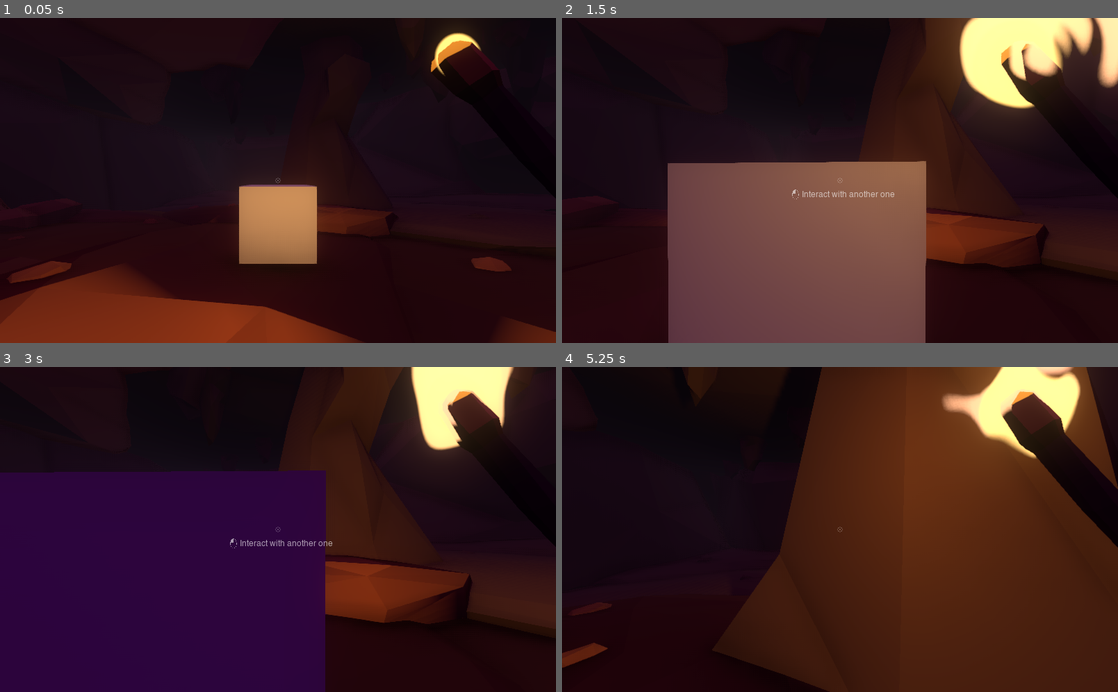
Above: before the commit, frames 1-4 (two rows, left to right).
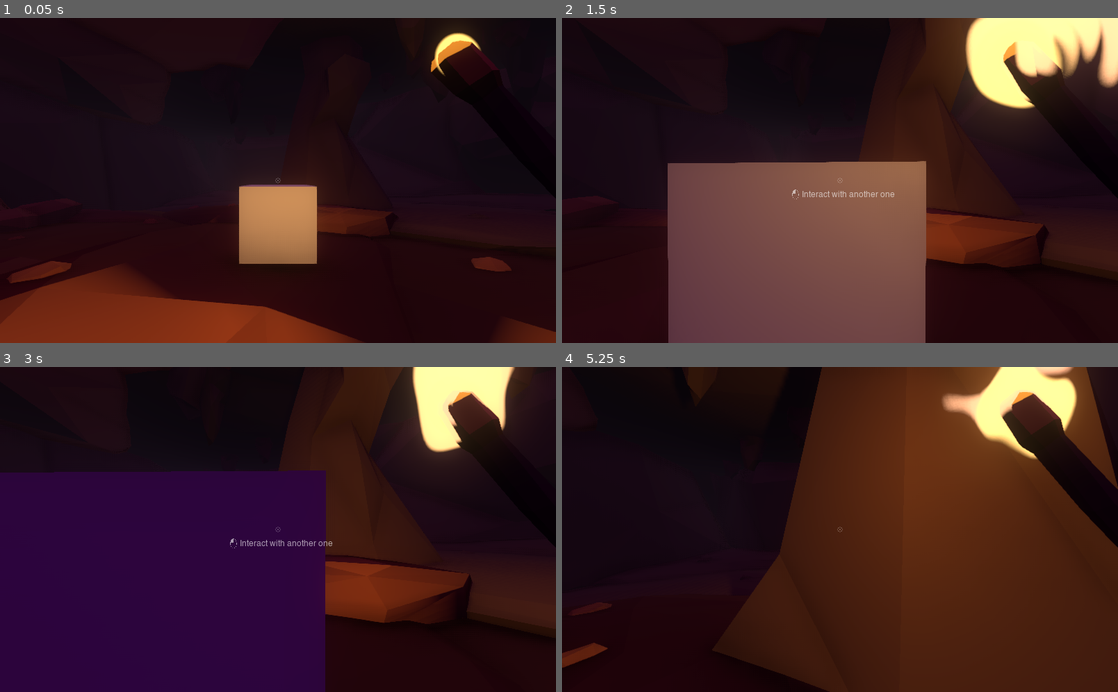
Above: after the commit, the same moments.

Repository: Anemony22/Creative-Jam-2021
Game: Godot game, scene res://scenes/levels/Main.tscn
Same seed, same stepped clock (60 frames per second), same inputs: the game is played once before the commit and once after it.
Inputs (mouse positions are in pixels of both pictures, inside the frame that each line leads up to):
- Up to frame 1 (0.05 s): no input
- Up to frame 2 (1.5 s): tap Enter at 0.5 s; move the mouse to (867, 180) at 0.52 s; hold E (interact) 0.53-1.28 s; hold W (move_forward) from 0.53 s (still down); move the mouse to (812, 180) at 1.27 s; tap E (interact) at 1.35 s
- Up to frame 3 (3 s): keep holding W (move_forward); move the mouse to (289, 523) at 2.02 s; hold E (interact) 2.03-2.78 s; move the mouse to (272, 536) at 2.77 s; tap E (interact) at 2.85 s
- Up to frame 4 (5.25 s): keep holding W (move_forward); move the mouse to (878, 532) at 3.52 s; hold E (interact) 3.53-4.28 s; move the mouse to (795, 526) at 4.27 s; tap E (interact) at 4.35 s; move the mouse to (845, 529) at 5.02 s; hold E (interact) from 5.03 s (still down)

The runs differ from the first frame. In frame 2, 1.7% of the frame differs, in the area x 71-98%, y 0-28%; in frame 3, 0.4%; in frame 4, 0.6%.

Commit message:
Changed torch movement to use quaterions. Combined interpolation parameters (subject to change).

Diff:
--- a/scenes/entities/Player.gd
+++ b/scenes/entities/Player.gd
@@ -6,8 +6,7 @@
 
 var velocity = Vector3()
 
-onready var prev_angle = rotation.y
-
+onready var prev_transform = global_transform
 
 func get_input():
 	var input_dir = Vector3()
@@ -46,18 +45,17 @@
 
 func _physics_process(delta):
 	# Torch lagged rotation
-	$TorchPivot.rotation.x = lerp($TorchPivot.rotation.x, $CameraPivot.rotation.x, 0.2)
+	var target_transform = global_transform
+	target_transform = target_transform.rotated(target_transform.basis.x, $CameraPivot.rotation.x)
 
-	var angle_diff = prev_angle - rotation.y
+	var target_quat = Quat(target_transform.basis)
+	var torch_quat = Quat(prev_transform.basis)
 
-	if angle_diff > PI:
-		angle_diff -= 2*PI
-	elif angle_diff < -PI:
-		angle_diff += 2*PI
+	var desired_quat = torch_quat.slerp(target_quat, 0.4)
 
-	$TorchPivot.rotation.y = lerp(clamp(angle_diff, -0.35, 0.35), 0, 0.5)
+	$TorchPivot.global_transform.basis = Basis(desired_quat)
 
-	prev_angle = rotation.y + $TorchPivot.rotation.y
+	prev_transform = $TorchPivot.global_transform
 
 	# Movement
 	velocity.y += gravity * delta
